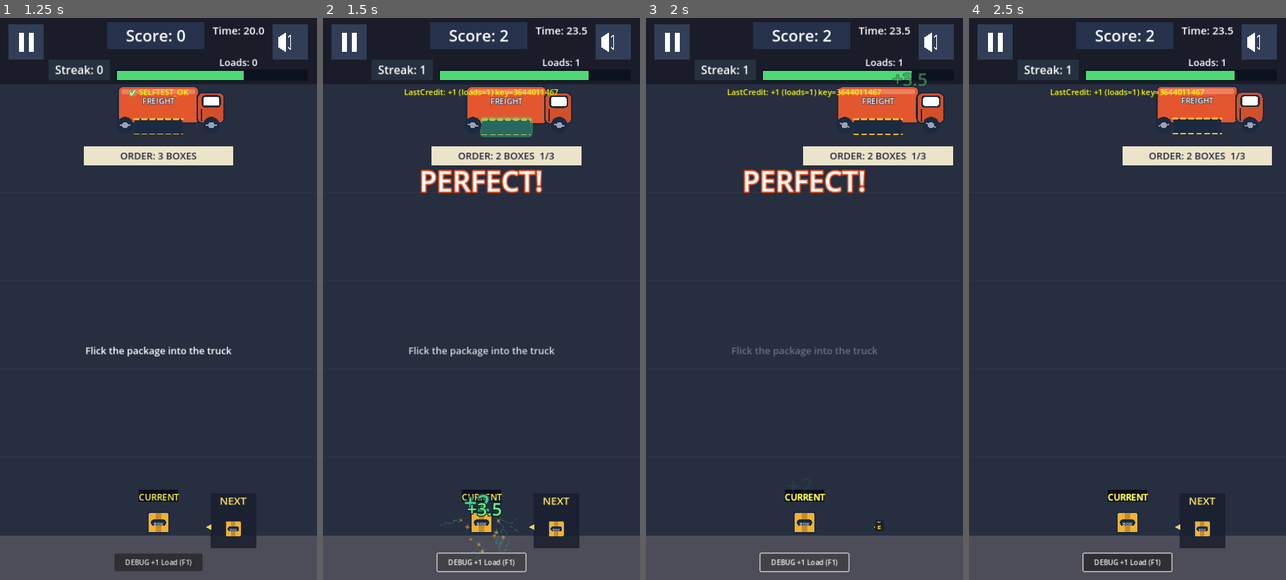
Above: before the commit, frames 1-4 (left to right).
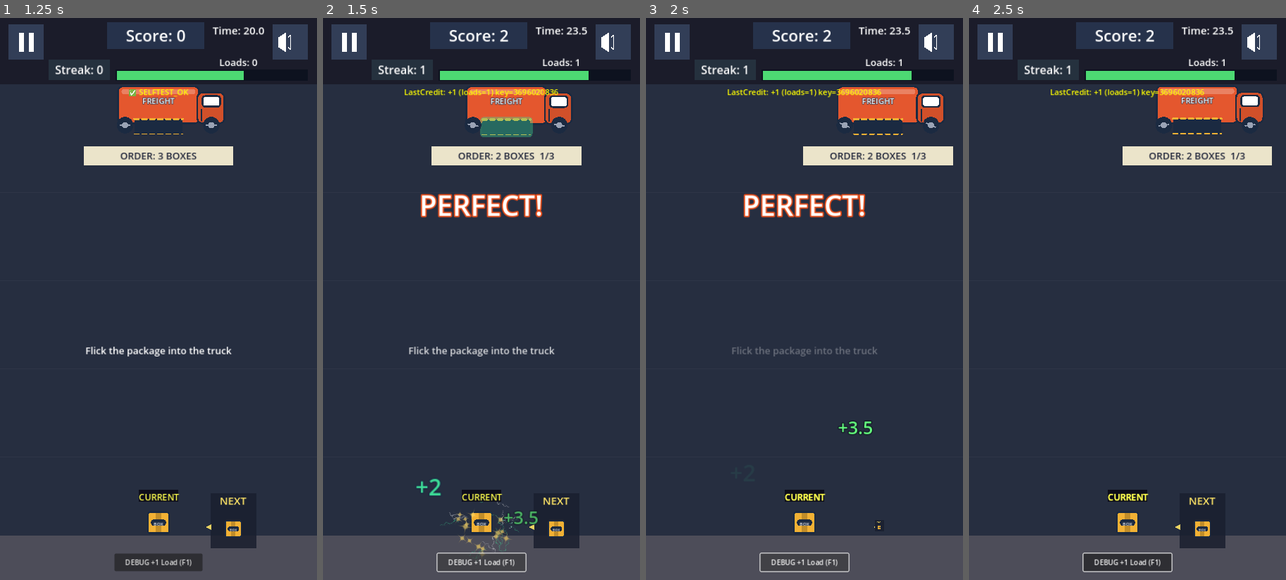
Above: after the commit, the same moments.

Repository: shaharFranses/flick-freight
Game: Godot game, scene res://scenes/main.tscn
The game is run twice, just before and just after one commit, with the same random seed, the same clock (stepped at 60 frames per second) and the same inputs.
Inputs (mouse positions are in pixels of both pictures, inside the frame that each line leads up to):
- Up to frame 1 (1.25 s): move the mouse to (228, 270) at 0.52 s; click (228, 270) at 0.67 s; tap Space (ui_select) at 0.77 s
- Up to frame 2 (1.5 s): click "DEBUG +1 Load (F1)" at 1.25 s
- Up to frame 3 (2 s): no input
- Up to frame 4 (2.5 s): drag from (1064, 327) to (1200, 130) at 2.02 s

Frame 1 is identical in both runs. In frame 2, 3.1% of the frame differs, in the area x 29-75%, y 12-96%; in frame 3, 2.7%; in frame 4, less than 0.1%.

Commit message:
r4 readability: staggered hit pops, DELIVERED above truck, additive radial fire glow, bigger barrel ring, ticket font fit, X/PERFECT clear of ticket, brighter box sparks

Diff:
--- a/scripts/game_manager.gd
+++ b/scripts/game_manager.gd
@@ -936,29 +936,35 @@
 		"crate":  # wooden splinters
 			Art.burst(world, pos, null, Art.BROWN.lightened(0.15), 16, 0.5 * dm, 160, 340, 5, 9, Vector2(0, 900))
 			Art.burst(world, pos, null, Art.AMBER.darkened(0.25), 8, 0.5 * dm, 140, 300, 4, 7, Vector2(0, 900))
-		"barrel":  # metal clang: blue shock ring + star glints
-			var ring = Sprite2D.new()
-			ring.texture = Art.TEX_RING
-			ring.modulate = Color(Art.BLUE.lightened(0.3), 0.9)
-			ring.position = pos
-			ring.scale = Vector2(0.4, 0.25)
-			ring.z_index = 69
-			world.add_child(ring)
-			var rt = ring.create_tween()
-			rt.set_parallel(true)
-			rt.tween_property(ring, "scale", Vector2(3.2, 2.0), 0.35 * dm)
-			rt.tween_property(ring, "modulate:a", 0.0, 0.35 * dm)
-			rt.chain().tween_callback(ring.queue_free)
-			Art.burst(world, pos, Art.TEX_STAR, Art.WHITE, 6, 0.4 * dm, 120, 260, 0.3, 0.55, Vector2.ZERO)
+		"barrel":  # metal clang: bright blue double shock ring + white star glints (~0.5 s)
+			print("FF vfx: barrel hit")
+			for k in 2:
+				var ring = Sprite2D.new()
+				ring.texture = Art.TEX_RING
+				ring.modulate = Color(0.55, 0.8, 1.0, 1.0) if k == 0 else Color(1, 1, 1, 0.9)
+				ring.position = pos
+				ring.scale = Vector2(0.6, 0.45)
+				ring.z_index = 69
+				world.add_child(ring)
+				var rt = ring.create_tween()
+				if k == 1:
+					rt.tween_interval(0.08 * dm)
+				rt.set_parallel(true)
+				rt.tween_property(ring, "scale", Vector2(4.6, 3.2) * (1.0 if k == 0 else 0.75), 0.5 * dm).set_trans(Tween.TRANS_CUBIC).set_ease(Tween.EASE_OUT)
+				rt.tween_property(ring, "modulate:a", 0.0, 0.5 * dm).set_trans(Tween.TRANS_QUAD).set_ease(Tween.EASE_IN)
+				rt.chain().tween_callback(ring.queue_free)
+			Art.burst(world, pos, Art.TEX_STAR, Art.WHITE, 12, 0.5 * dm, 160, 340, 0.5, 0.9, Vector2.ZERO)
+			Art.burst(world, pos, Art.TEX_STAR, Color(0.55, 0.8, 1.0), 8, 0.5 * dm, 120, 260, 0.4, 0.7, Vector2(0, 200))
 		_:  # box: cardboard flecks + amber stars
-			Art.burst(world, pos, Art.TEX_STAR, Art.AMBER, 10, 0.45 * dm, 150, 320, 0.3, 0.55, Vector2(0, 500))
+			Art.burst(world, pos, Art.TEX_STAR, Color(1.0, 0.85, 0.4), 16, 0.5 * dm, 170, 360, 0.45, 0.8, Vector2(0, 450))
+			Art.burst(world, pos, Art.TEX_SPARK, Art.WHITE, 8, 0.35 * dm, 200, 380, 0.4, 0.7, Vector2(0, 300))
 	var bay = get_tree().root.get_node_or_null("Main/World/TruckBay")
 	if bay:
 		var hero = bay.get_node_or_null("HeroTruck")
 		if hero and hero.has_method("hit_pulse"):
 			hero.hit_pulse(Art.MINT)
 	var score_label = Label.new()
-	score_label.position = pos - Vector2(40, 60)
+	score_label.position = pos - Vector2(120, 70)
 	score_label.text = "+%d" % score_value
 	score_label.add_theme_font_size_override("font_size", 40)
 	score_label.add_theme_color_override("font_color", Art.MINT)
@@ -968,7 +974,7 @@
 	world.add_child(score_label)
 	var tween = score_label.create_tween()
 	tween.set_parallel(true)
-	tween.tween_property(score_label, "position:y", pos.y - 120, 0.5 * dm)
+	tween.tween_property(score_label, "position", pos - Vector2(170, 150), 0.5 * dm).set_trans(Tween.TRANS_QUAD).set_ease(Tween.EASE_OUT)
 	tween.tween_property(score_label, "scale", Vector2(1.3, 1.3), 0.12).set_trans(Tween.TRANS_BACK).set_ease(Tween.EASE_OUT)
 	tween.chain().tween_property(score_label, "modulate:a", 0.0, 0.2 * dm)
 	tween.chain().tween_callback(score_label.queue_free)
@@ -1000,7 +1006,7 @@
 	l.add_theme_color_override("font_outline_color", Color(0.9, 0.3, 0.1))
 	l.add_theme_constant_override("outline_size", 12)
 	l.size = Vector2(360, 80)
-	l.position = Vector2(clamp(bay.global_position.x - 180, 0, 360), 330)
+	l.position = Vector2(clamp(bay.global_position.x - 180, 0, 360), bay.global_position.y + 175)  # below the ticket
 	l.horizontal_alignment = HORIZONTAL_ALIGNMENT_CENTER
 	l.pivot_offset = Vector2(180, 40)
 	l.scale = Vector2(0.3, 0.3)
@@ -1087,6 +1093,11 @@
 		Art.burst(world, pos, Art.TEX_SPARK, Art.BLUE.lightened(0.3), 8, 0.4 * duration_mult, 150, 300, 0.3, 0.5, Vector2(0, 600))
 	var xmark = Node2D.new()
 	xmark.position = Vector2(clamp(pos.x, 60, 660), clamp(pos.y, 200, 1100))
+	var bay_n = get_tree().root.get_node_or_null("Main/World/TruckBay")
+	if bay_n:
+		var tr = Rect2(bay_n.global_position + Vector2(-200, 50), Vector2(400, 120))
+		if tr.has_point(xmark.position):
+			xmark.position.y = bay_n.global_position.y + 210  # keep the order ticket readable
 	xmark.z_index = 90
 	for d in [[Vector2(-26, -26), Vector2(26, 26)], [Vector2(26, -26), Vector2(-26, 26)]]:
 		Art.line(xmark, PackedVector2Array(d), Art.NAVY, 18)
--- a/scripts/ui_manager.gd
+++ b/scripts/ui_manager.gd
@@ -668,11 +668,16 @@
 	l.add_theme_color_override("font_outline_color", Color(0.05, 0.07, 0.12))
 	l.add_theme_constant_override("outline_size", 8)
 	l.mouse_filter = Control.MOUSE_FILTER_IGNORE
-	l.position = from_pos - Vector2(40, 30)
+	l.position = from_pos + (Vector2(50, -40) if amount > 0 else Vector2(-40, -30))
 	$UI.add_child(l)
 	var target = timer_bar_bg.position + Vector2((timer_bar_bg.size.x - 6) * clamp(game_manager.time_remaining / game_manager.T.clock_cap, 0.0, 1.0) - 40, -6)
 	var dur = 0.6 * (3.0 if game_manager.qa_mode else 1.0)
 	var tw = l.create_tween()
+	if amount > 0:
+		l.modulate.a = 0.0
+		tw.tween_interval(0.15 * (3.0 if game_manager.qa_mode else 1.0))
+		tw.tween_property(l, "modulate:a", 1.0, 0.05)
+		tw.tween_property(l, "position:y", l.position.y - 40, 0.15)
 	tw.tween_property(l, "position", target, dur).set_trans(Tween.TRANS_CUBIC).set_ease(Tween.EASE_IN)
 	tw.tween_property(l, "modulate:a", 0.0, 0.15)
 	tw.tween_callback(l.queue_free)
@@ -713,6 +718,12 @@
 		if left.has(k):
 			parts.append("%d %s" % [left[k], k.to_upper() + ("ES" if k == "box" and left[k] > 1 else ("S" if left[k] > 1 else ""))])
 	ticket_label.text = "ORDER: " + ", ".join(parts) + ("  %d/%d" % [done, t.size()] if done > 0 else "")
+	# fit: shrink font until the text fits the ticket (no truncation)
+	var fsz = 22
+	var font = ticket_label.get_theme_font("font")
+	while fsz > 13 and font.get_string_size(ticket_label.text, HORIZONTAL_ALIGNMENT_LEFT, -1, fsz).x > ticket_panel.size.x - 16:
+		fsz -= 1
+	ticket_label.add_theme_font_size_override("font_size", fsz)
 
 # ---------------- r5: juice / run-end / first-session ----------------
 var old_best_rt: RichTextLabel = null
@@ -805,16 +816,28 @@
 			fire_glow = Node2D.new()
 			fire_glow.name = "FireGlow"
 			fire_glow.z_index = 3
-			var glow = Polygon2D.new()
-			glow.polygon = Art.rrect(-100, -60, 200, 128, 24)
-			glow.color = Color(Art.AMBER, 0.22)
-			# glow sits behind the truck so the navy outline stays navy
+			# soft additive radial glow (no box), centred low on the truck so it stays under the HUD band
+			var gt = GradientTexture2D.new()
+			gt.width = 128
+			gt.height = 128
+			gt.fill = GradientTexture2D.FILL_RADIAL
+			gt.fill_from = Vector2(0.5, 0.5)
+			gt.fill_to = Vector2(0.5, 0.0)
+			var gg = Gradient.new()
+			gg.set_color(0, Color(1.0, 0.62, 0.2, 0.75))
+			gg.set_color(1, Color(1.0, 0.45, 0.1, 0.0))
+			gg.add_point(0.55, Color(1.0, 0.55, 0.15, 0.3))
+			gt.gradient = gg
+			var glow = Sprite2D.new()
+			glow.texture = gt
+			glow.position = Vector2(30, 10)
+			glow.scale = Vector2(3.0, 1.35)
+			var mat = CanvasItemMaterial.new()
+			mat.blend_mode = CanvasItemMaterial.BLEND_MODE_ADD
+			glow.material = mat
 			var glow_holder = Node2D.new()
 			glow_holder.z_index = -3  # net z 0 inside bay: above field, below hero truck (z 1)
-			glow_holder.z_as_relative = true
 			glow_holder.add_child(glow)
-			glow.color = Color(Art.AMBER, 0.45)
-			glow.polygon = Art.rrect(-110, -70, 280, 148, 28)
 			fire_glow.add_child(glow_holder)
 			# embers as tweened sprites (CPUParticles color_ramp tinted randomly on web compat)
 			var tm = Timer.new()
@@ -841,8 +864,8 @@
 			)
 			bay.add_child(fire_glow)
 			var tw = glow.create_tween().set_loops()
-			tw.tween_property(glow, "color:a", 0.6, 0.18)
-			tw.tween_property(glow, "color:a", 0.3, 0.18)
+			tw.tween_property(glow, "modulate:a", 0.7, 0.25)
+			tw.tween_property(glow, "modulate:a", 1.0, 0.25)
 		fire_glow.visible = true
 	elif fire_glow:
 		var fg = fire_glow
@@ -899,26 +922,30 @@
 		return
 	var st = Label.new()
 	st.text = "DELIVERED +%d" % score_bonus
-	st.add_theme_font_size_override("font_size", 30)
-	st.add_theme_color_override("font_color", Color(0.85, 0.12, 0.12))
+	st.add_theme_font_size_override("font_size", 34)
+	st.add_theme_color_override("font_color", Color(0.9, 0.15, 0.12))
 	st.add_theme_color_override("font_outline_color", Color(1, 1, 1))
-	st.add_theme_constant_override("outline_size", 6)
+	st.add_theme_constant_override("outline_size", 8)
 	st.horizontal_alignment = HORIZONTAL_ALIGNMENT_CENTER
-	st.size = Vector2(340, 44)
-	st.pivot_offset = Vector2(170, 22)
-	st.position = ticket_panel.position
-	st.rotation_degrees = -8
-	st.scale = Vector2(2.2, 2.2)
+	st.size = Vector2(380, 48)
+	st.pivot_offset = Vector2(190, 24)
+	st.mouse_filter = Control.MOUSE_FILTER_IGNORE
+	var bayn = ticket_panel.get_parent()
+	# above the truck, on the UI layer so it sits over the HUD band; staggered after +N / +time
+	st.position = Vector2(clamp(bayn.global_position.x - 190, 0, 720 - 380), bayn.global_position.y - 110)
+	st.rotation_degrees = -6
+	st.scale = Vector2(1.8, 1.8)
 	st.modulate.a = 0.0
-	st.z_index = 30
-	ticket_panel.get_parent().add_child(st)
+	st.z_index = 210
+	$UI.add_child(st)
 	var dm = 3.0 if game_manager.qa_mode else 1.0
 	var tw = st.create_tween()
+	tw.tween_interval(0.3 * dm)
 	tw.set_parallel(true)
 	tw.tween_property(st, "scale", Vector2(1, 1), 0.12).set_trans(Tween.TRANS_QUAD).set_ease(Tween.EASE_IN)
 	tw.tween_property(st, "modulate:a", 1.0, 0.08)
-	tw.chain().tween_interval(0.5 * dm)
-	tw.chain().tween_property(st, "modulate:a", 0.0, 0.3 * dm)
+	tw.chain().tween_property(st, "position:y", st.position.y - 50, 0.6 * dm)
+	tw.tween_property(st, "modulate:a", 0.0, 0.6 * dm).set_delay(0.25 * dm)
 	tw.chain().tween_callback(st.queue_free)
 	var tp = ticket_panel.create_tween()
 	tp.tween_property(ticket_panel, "position:y", ticket_panel.position.y + 6, 0.05)
